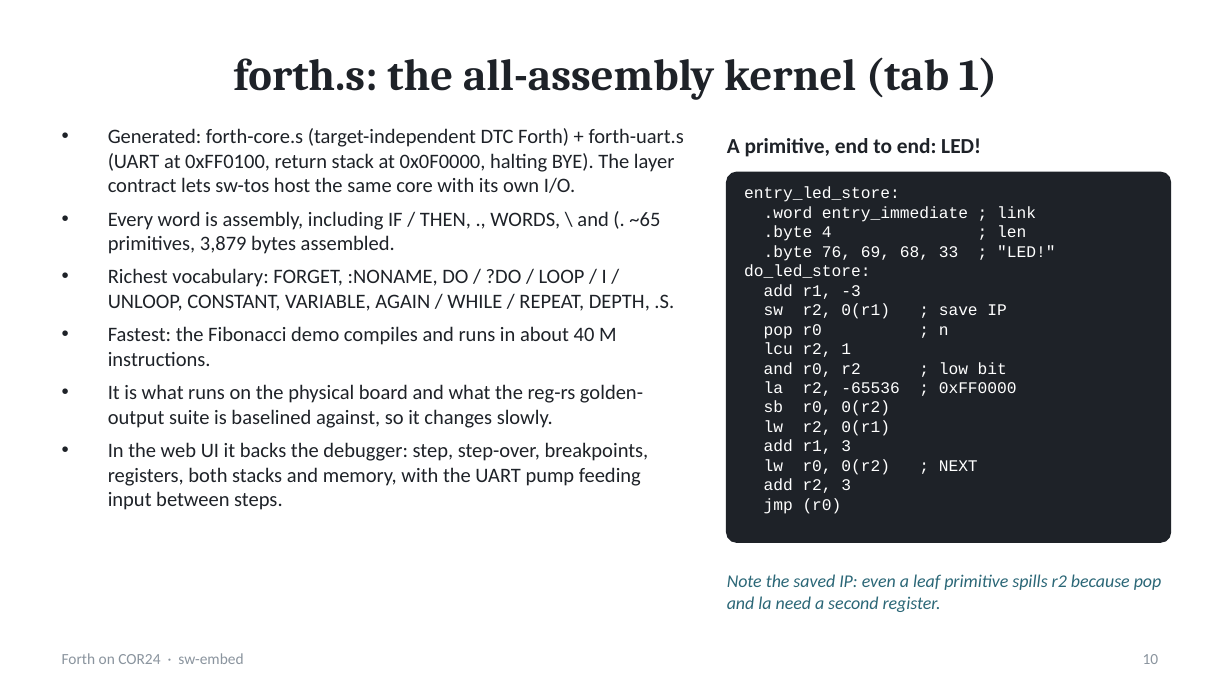
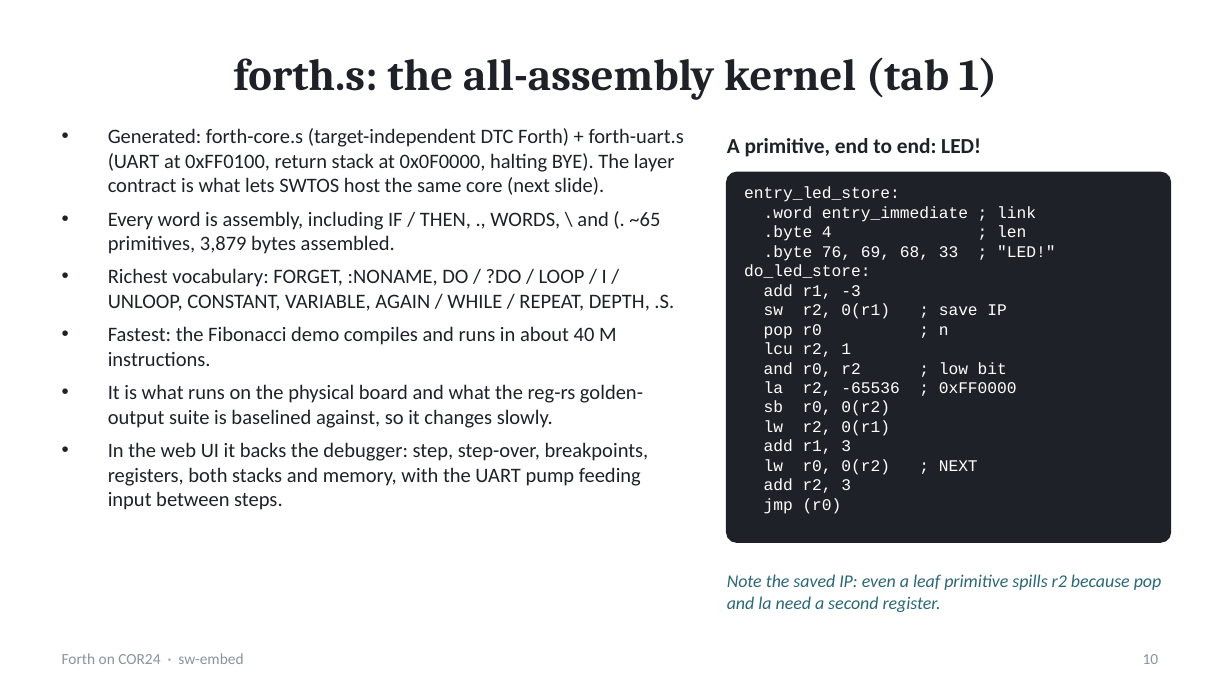
Before and after one commit to sw-embed/sw-cor24-forth, a slide deck: slide 10 of docs/presentation/forth-on-cor24.pptx. Drawn at 1232x693 pixels with LibreOffice and Linux fonts; fonts in the diff are those of the drawing. Boxes give left, top, right and bottom in pixels: in the first picture for what was removed or moved away, otherwise in the second. Text is boxed around its words. In the diff, an @@ line names an element or a change of style, - is before the commit and + after.

```diff
--- a/docs/presentation/forth-on-cor24.pptx
+++ b/docs/presentation/forth-on-cor24.pptx
@@ text at box(108, 128, 684, 195): text changed @@
-• Generated: forth-core.s (target-independent DTC Forth) + forth-uart.s (UART at 0xFF0100, return stack at 0x0F0000, halting BYE). The layer contract lets sw-tos host the same core with its own I/O.
+• Generated: forth-core.s (target-independent DTC Forth) + forth-uart.s (UART at 0xFF0100, return stack at 0x0F0000, halting BYE). The layer contract is what lets SWTOS host the same core (next slide).
```
Also in this commit, not shown: 2 other slides changed, 1 slide added, 2 other files.
